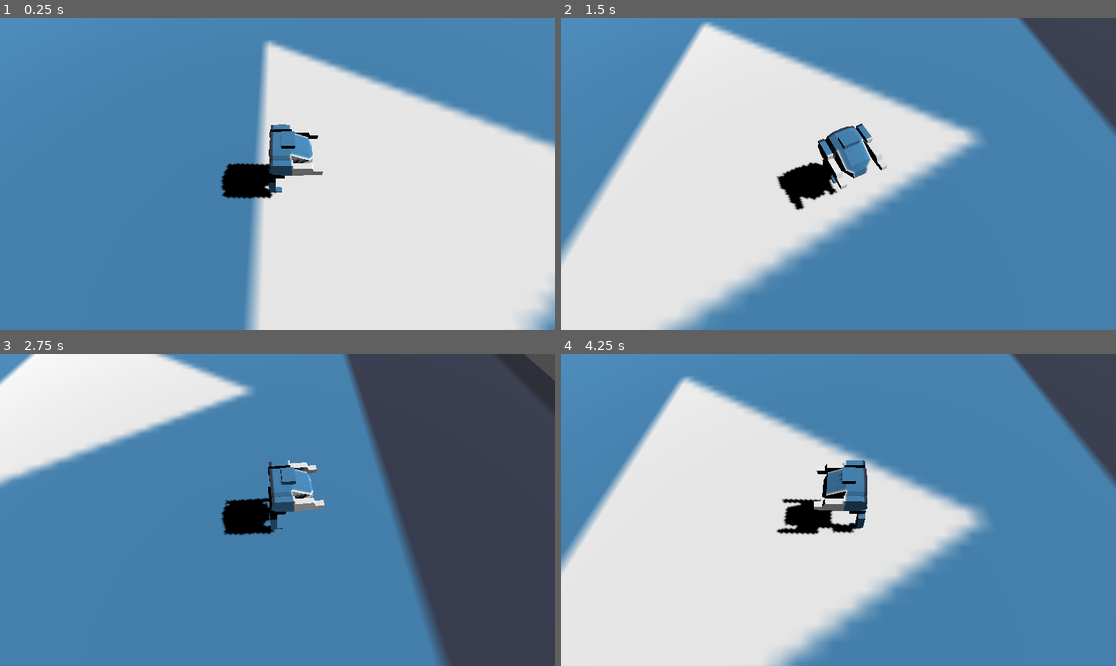
Above: before the commit, frames 1-4 (two rows, left to right).
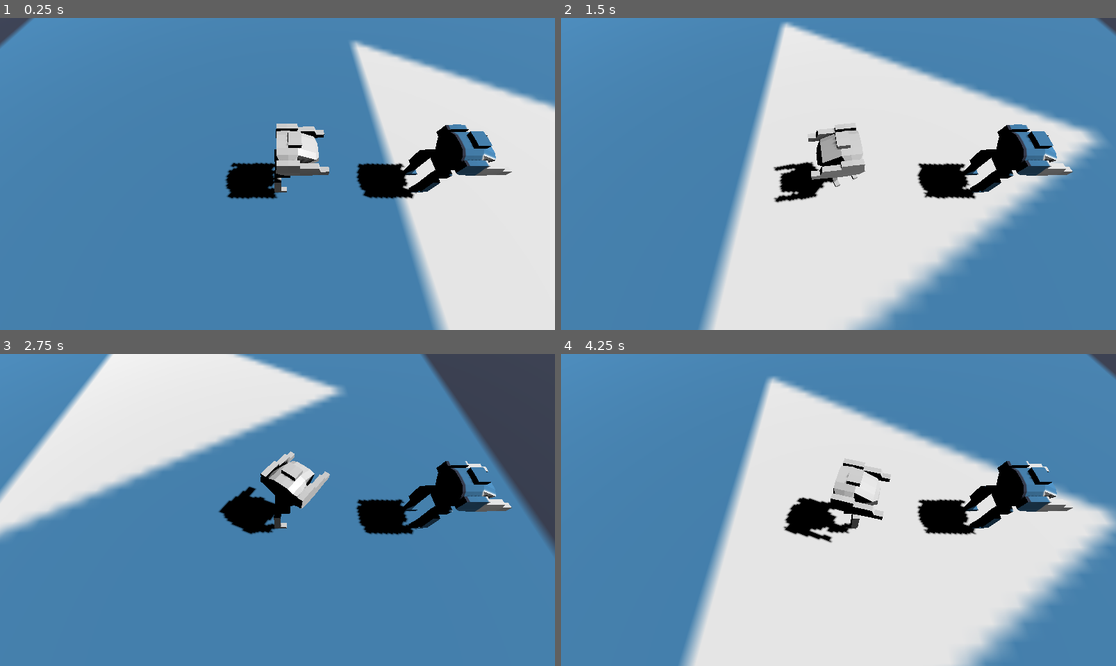
Above: after the commit, the same moments.

Repository: mrjackphil/top-down-arena
Game: Godot game, scene res://Test_Scene.tscn
Two runs of this game, one before a commit and one after it. Both use one fixed random seed, a clock stepped at 60 frames per second and the inputs below. The engine's default icon, where the game draws it, is replaced by a stand-in: a white triangle on a blue panel in a dark square.
Inputs (mouse positions are in pixels of both pictures, inside the frame that each line leads up to):
- Up to frame 1 (0.25 s): no input
- Up to frame 2 (1.5 s): tap Enter (ui_accept) at 0.5, 0.77 s; move the mouse to (960, 158) at 0.52 s; hold D (move_right) 0.53-1.28 s; move the mouse to (727, 189) at 1.27 s; hold S (move_down) from 1.28 s (still down)
- Up to frame 3 (2.75 s): tap Enter (ui_accept) at 1.52 s; move the mouse to (333, 441) at 2.02 s; release S (move_down) at 2.03 s; hold D (move_right) from 2.03 s (still down)
- Up to frame 4 (4.25 s): move the mouse to (810, 572) at 2.77 s; release D (move_right) at 2.78 s; hold W (move_up) 2.78-3.53 s; tap Enter (ui_accept) at 3.02, 3.77 s; move the mouse to (1005, 556) at 3.52 s; hold A (move_left) from 3.53 s (still down)

The runs differ from the first frame. In frame 1, 31% of the frame differs, in the area x 0-100%, y 0-100%; in frame 2, 55%; in frame 3, 41%; in frame 4, 54%.

Commit message:
feat: :sparkles: rotate legs and body separately

Diff:
--- a/Test_Scene.tscn
+++ b/Test_Scene.tscn
@@ -1,8 +1,9 @@
-[gd_scene load_steps=6 format=3 uid="uid://cawtlw0lqmqs6"]
+[gd_scene load_steps=7 format=3 uid="uid://cawtlw0lqmqs6"]
 
 [ext_resource type="PackedScene" uid="uid://bfq11qvhed0yu" path="res://assets/mech_model.tscn" id="1_bb6mf"]
 [ext_resource type="Script" path="res://mech.gd" id="1_nnsey"]
 [ext_resource type="Texture2D" uid="uid://dygavdxuu5sxo" path="res://icon.svg" id="2_a6mcb"]
+[ext_resource type="PackedScene" uid="uid://bpc3q8555itv2" path="res://assets/mech_model_v2.tscn" id="3_eh6p2"]
 
 [sub_resource type="SphereShape3D" id="SphereShape3D_mj3nk"]
 radius = 1.93681
@@ -15,14 +16,25 @@
 [node name="CharacterBody3D" type="CharacterBody3D" parent="."]
 script = ExtResource("1_nnsey")
 
-[node name="mech" parent="CharacterBody3D" instance=ExtResource("1_bb6mf")]
+[node name="Model" parent="CharacterBody3D" instance=ExtResource("1_bb6mf")]
 
 [node name="CollisionShape3D" type="CollisionShape3D" parent="CharacterBody3D"]
 transform = Transform3D(1, 0, 0, 0, 1, 0, 0, 0, 1, 0, 2, 0)
+visible = false
 shape = SubResource("SphereShape3D_mj3nk")
 
-[node name="Camera3D" type="Camera3D" parent="CharacterBody3D"]
+[node name="CharacterBody3D2" type="CharacterBody3D" parent="."]
+transform = Transform3D(1, 0, 0, 0, 1, 0, 0, 0, 1, -9.60824, 0, 0)
+script = ExtResource("1_nnsey")
+
+[node name="CollisionShape3D" type="CollisionShape3D" parent="CharacterBody3D2"]
+transform = Transform3D(1, 0, 0, 0, 1, 0, 0, 0, 1, 0, 2, 0)
+shape = SubResource("SphereShape3D_mj3nk")
+
+[node name="Camera3D" type="Camera3D" parent="CharacterBody3D2"]
 transform = Transform3D(1, 0, 0, 0, 0.48004, 0.877247, 0, -0.877247, 0.48004, -0.532248, 12.8851, 6.42041)
+
+[node name="Model" parent="CharacterBody3D2" instance=ExtResource("3_eh6p2")]
 
 [node name="CSGBox3D" type="CSGBox3D" parent="."]
 transform = Transform3D(4.76884, 0, 0, 0, 1, 0, 0, 0, 1, 0, -0.5, 0)
--- /dev/null
+++ b/assets/mech_model_v2.tscn
@@ -0,0 +1,8 @@
+[gd_scene load_steps=2 format=3 uid="uid://bpc3q8555itv2"]
+
+[ext_resource type="PackedScene" uid="uid://c1opn0totyx8f" path="res://assets/mech_v2.glb" id="1_7141v"]
+
+[node name="mech_v2" instance=ExtResource("1_7141v")]
+
+[node name="body" parent="." index="0"]
+transform = Transform3D(0.999995, -0.00323618, 0.000599156, 0.00323643, 0.999995, -0.000404963, -0.000597846, 0.000406895, 1, 0, 2.8463, 0)
--- a/mech.gd
+++ b/mech.gd
@@ -4,7 +4,9 @@
 const SPEED = 20.0
 const JUMP_VELOCITY = 4.5
 
-@onready var mech_model: Node3D = $mech
+@onready var mech_model: Node3D = $Model
+@onready var mech_body: Node3D = mech_model.find_child("body", false)
+@onready var mech_legs: Node3D = mech_model.find_child("legs", false)
 
 # Get the gravity from the project settings to be synced with RigidBody nodes.
 var gravity = ProjectSettings.get_setting("physics/3d/default_gravity")
@@ -26,24 +28,39 @@
 
 	var combined_input_dir = input_dir + input_gameplay
 	var direction = (transform.basis * Vector3(combined_input_dir.x, 0, combined_input_dir.y)).normalized()
+
 	if direction:
 		velocity.x = direction.x * SPEED
 		velocity.z = direction.z * SPEED
 
-		if velocity.x > 0:
-			mech_model.rotation.y = lerp(mech_model.rotation.y, 0.1, 0.1)
-
-		if velocity.x < 0:
-			mech_model.rotation.y = lerp(mech_model.rotation.y, 3.14, 0.1)
-
-		if velocity.z < 0:
-			mech_model.rotation.y = lerp(mech_model.rotation.y, 1.57, 0.1)
-
-		if velocity.z > 0:
-			mech_model.rotation.y = lerp(mech_model.rotation.y, -1.57, 0.1)
+		update_model_behavior(direction)
 
 	else:
 		velocity.x = move_toward(velocity.x, 0, SPEED)
 		velocity.z = move_toward(velocity.z, 0, SPEED)
 
 	move_and_slide()
+
+
+
+func update_model_behavior(dir: Vector3):
+	if mech_model == null:
+		print("Mech model is not found")
+		breakpoint
+		return
+
+	if mech_body == null:
+		print("Mech body is not found")
+		return
+
+	var viewport = get_viewport()
+	var mouse_position = viewport.get_mouse_position()
+
+	var mouse_position_vect = Vector3(mouse_position.y - viewport.size.y / 2, 0, mouse_position.x - viewport.size.x / 2).normalized()
+
+	mech_body.rotation.y = -atan2(mouse_position_vect.x, mouse_position_vect.z)
+	mech_legs.rotation.y = lerp_angle(atan2(-dir.z, dir.x), mech_legs.rotation.y, 0.9)
+	# mech_model.transform.basis = mech_model.transform.basis * Basis(Vector3.ZERO, mouse_position_vect, Vector3.ZERO)
+
+	# mech_model.rotate_object_local(Vector3(0, 1, 0), mouse_position_vect.x)
+	# mech_model.rotation.y = rotation.angle_to(dir)
Binary file added: assets/mech_v2.glb
Not shown, added: assets/mech_v2.glb.import
